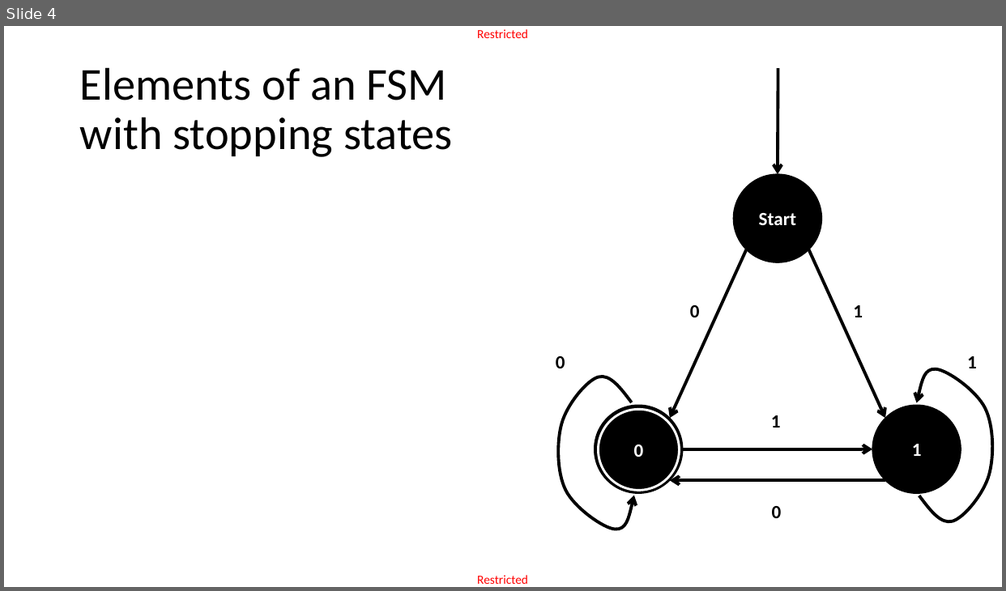
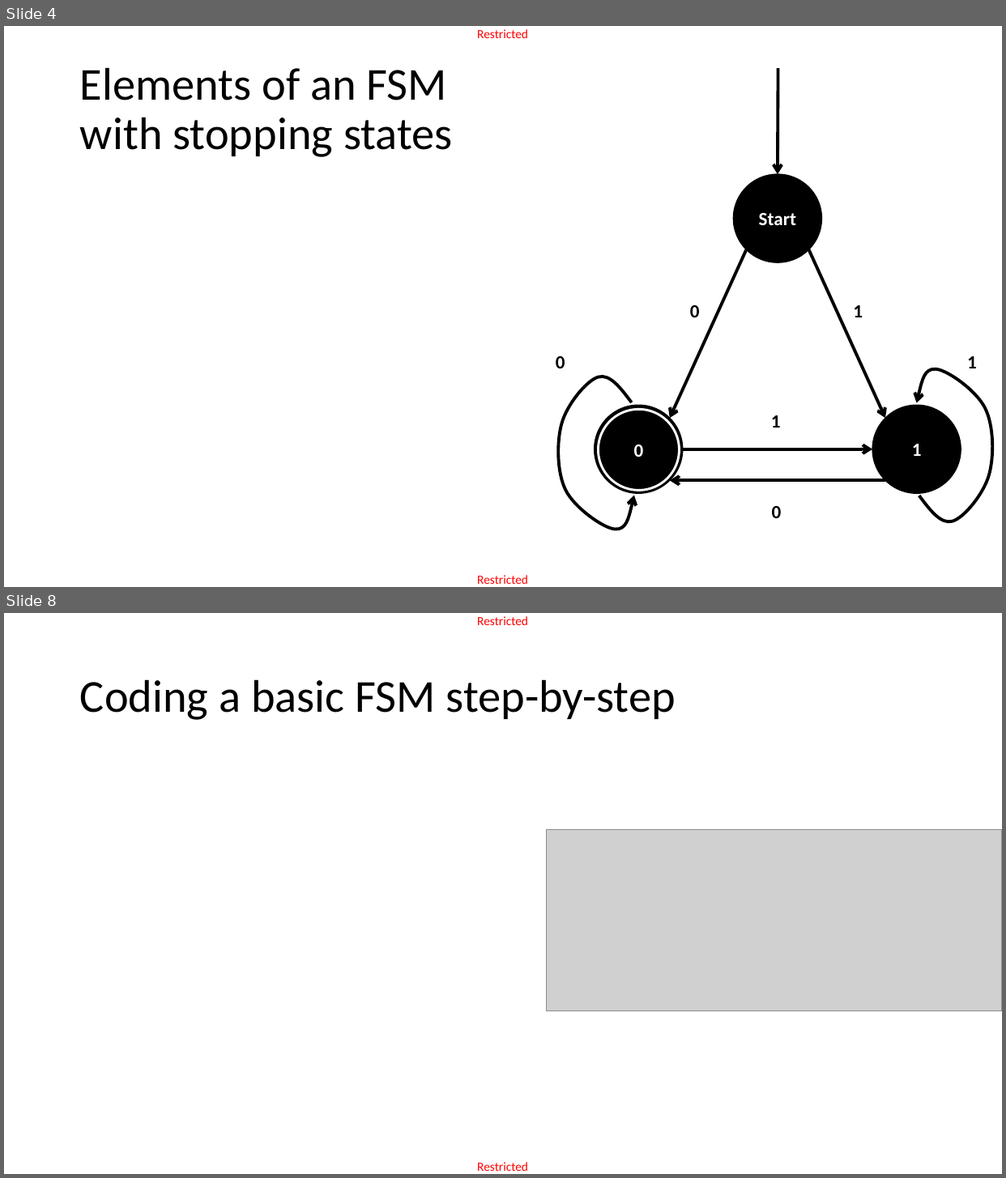
Before and after one commit to matthieudemari/SUTD_PLC_50_051, a slide deck: W9/W9S1/W9S1.pptx. Shown one above the other, each under a label of ours: slide 4 before the commit, slides 4 and 8 after it; the slides between them are not shown. The pictures are 1006x591 and 1006x1178 pixels, drawn with LibreOffice and Linux fonts; fonts in the diff are those of the drawing; grey boxes stand for pictures. Boxes give left, top, right and bottom in pixels: in the first picture for what was removed or moved away, otherwise in the second. Text is boxed around its words. In the diff, an @@ line names an element or a change of style, - is before the commit and + after.

```diff
--- a/W9/W9S1/W9S1.pptx
+++ b/W9/W9S1/W9S1.pptx
@@ slide 8 added at (x1=4, y1=613, x2=1002, y2=1174), background #FFFFFF; not listed: 2 template elements that a slide beside it also shows @@
@@ title added at (x1=80, y1=679, x2=675, y2=720), 44 pt, text #000000 @@
+Coding a basic FSM step-by-step
@@ picture added at (x1=547, y1=830, x2=1002, y2=1012) @@
```
Also in this commit, not shown: 2 slides changed, 27 other slides added, 9 other files.
